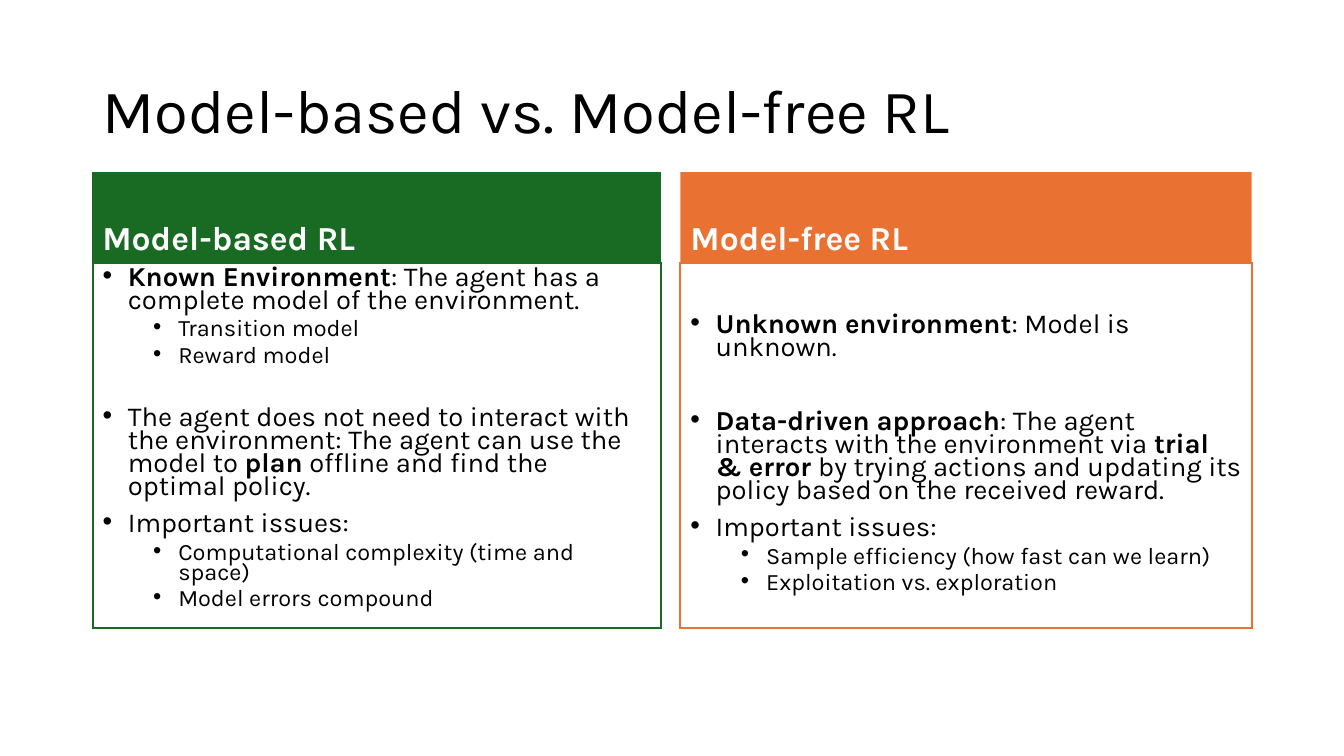
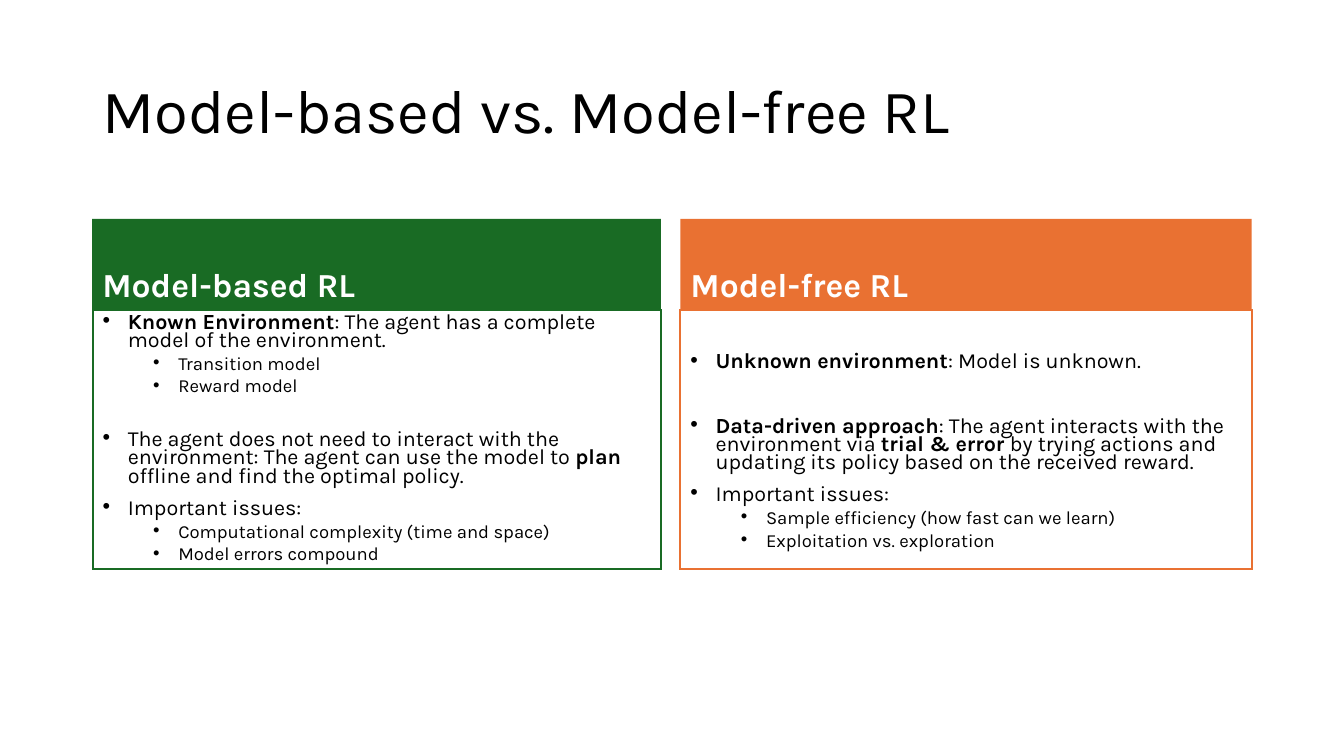
Before and after one commit to mhahsler/Introduction_to_Reinforcement_Learning, a slide deck: slide 37 of slides/Lecture_Chapter01.pptx. Drawn at 1344x756 pixels with LibreOffice and Linux fonts; fonts in the diff are those of the drawing. Boxes give left, top, right and bottom in pixels: in the first picture for what was removed or moved away, otherwise in the second. Text is boxed around its words. In the diff, an @@ line names an element or a change of style, - is before the commit and + after.

```diff
--- a/slides/Lecture_Chapter01.pptx
+++ b/slides/Lecture_Chapter01.pptx
@@ text "Model-based RL": place and size @@
-text "Model-based RL" at bbox=[92, 172, 660, 263]
+text "Model-based RL" at bbox=[92, 219, 660, 310]
@@ text "Model-free RL": place and size @@
-text "Model-free RL" at bbox=[681, 172, 1252, 263]
+text "Model-free RL" at bbox=[681, 219, 1252, 310]
@@ text "Known Environment: The agent has ...": place and size @@
-text "Known Environment: The agent has ..." at bbox=[93, 263, 661, 628]
+text "Known Environment: The agent has ..." at bbox=[93, 310, 661, 569]
@@ text "Known Environment: The agent has ..." at bbox=[93, 310, 661, 569]: size 19.6 to 15.4 pt in "Known Environment: The agent has a complete ...", "The agent does not need to interact ...", "Important issues:"; size 16.8 to 13.2 pt in "Transition model", "Reward model", "Computational complexity (time and space)", "Model errors compound" @@
@@ text "Unknown environment: Model is unknown.": place and size @@
-text "Unknown environment: Model is unknown." at bbox=[681, 263, 1252, 628]
+text "Unknown environment: Model is unknown." at bbox=[681, 310, 1252, 569]
@@ text "Unknown environment: Model is unknown." at bbox=[681, 310, 1252, 569]: size 19.6 to 15.4 pt in "Unknown environment: Model is unknown.", "Data-driven approach: The agent interacts with the ...", "Important issues:"; size 16.8 to 13.2 pt in "Sample efficiency (how fast can we learn)", "Exploitation vs. exploration" @@
```
Also in this commit, not shown: 2 other slides changed, 1 other file.
